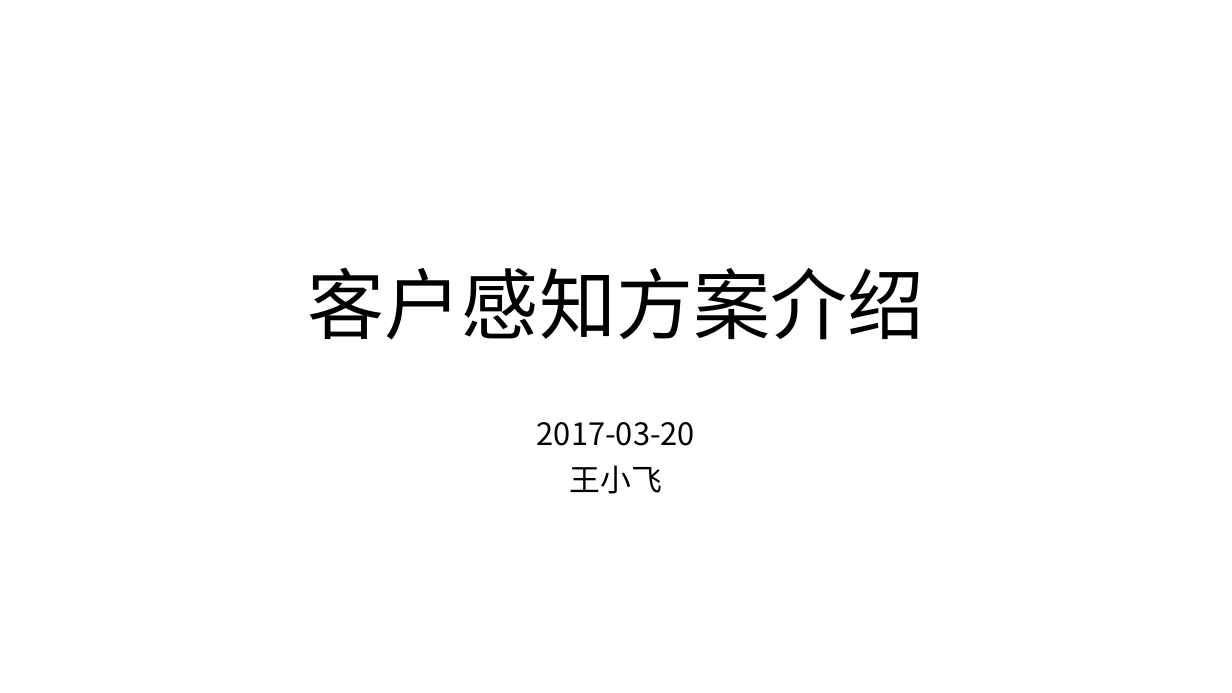
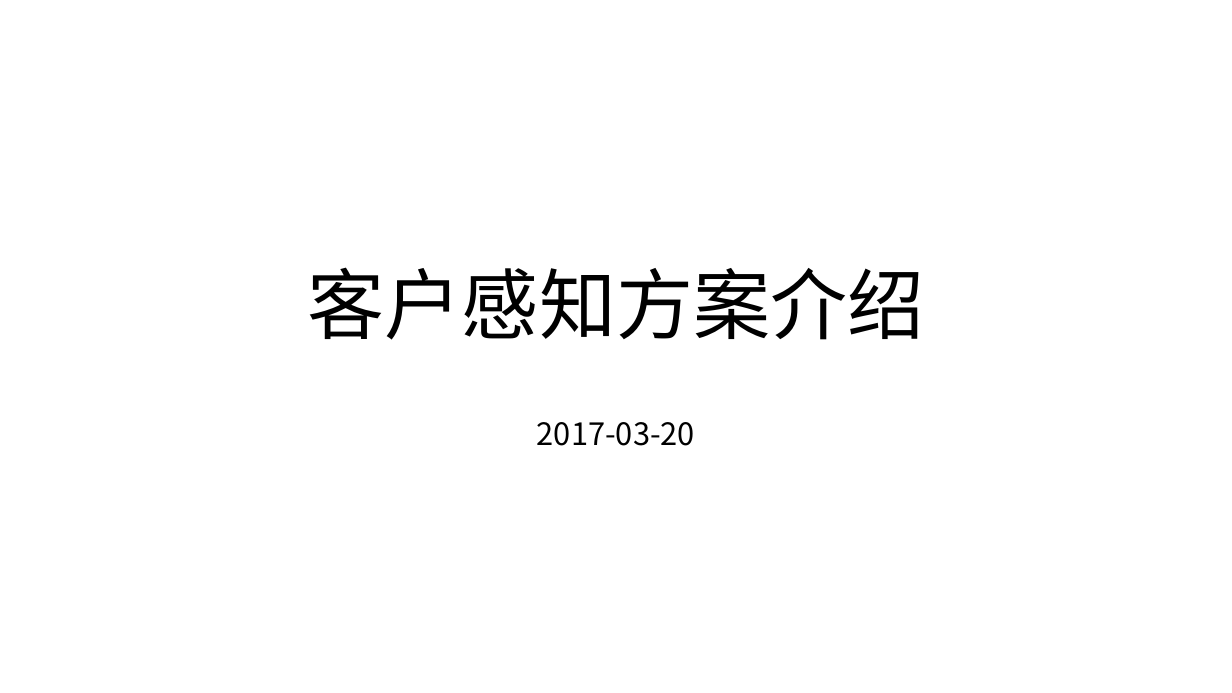
Before and after one commit to LiuLingyang/collector, a slide deck: slide 1 of doc/互联网感知方案介绍.pptx. Drawn at 1232x693 pixels with LibreOffice and Linux fonts; fonts in the diff are those of the drawing. Boxes give left, top, right and bottom in pixels: in the first picture for what was removed or moved away, otherwise in the second. Text is boxed around its words. In the diff, an @@ line names an element or a change of style, - is before the commit and + after.

```diff
--- a/doc/互联网感知方案介绍.pptx
+++ b/doc/互联网感知方案介绍.pptx
@@ subtitle at bbox=[570, 465, 662, 494]: paragraph removed @@
-王小飞
```
Also in this commit, not shown: 7 other files.
